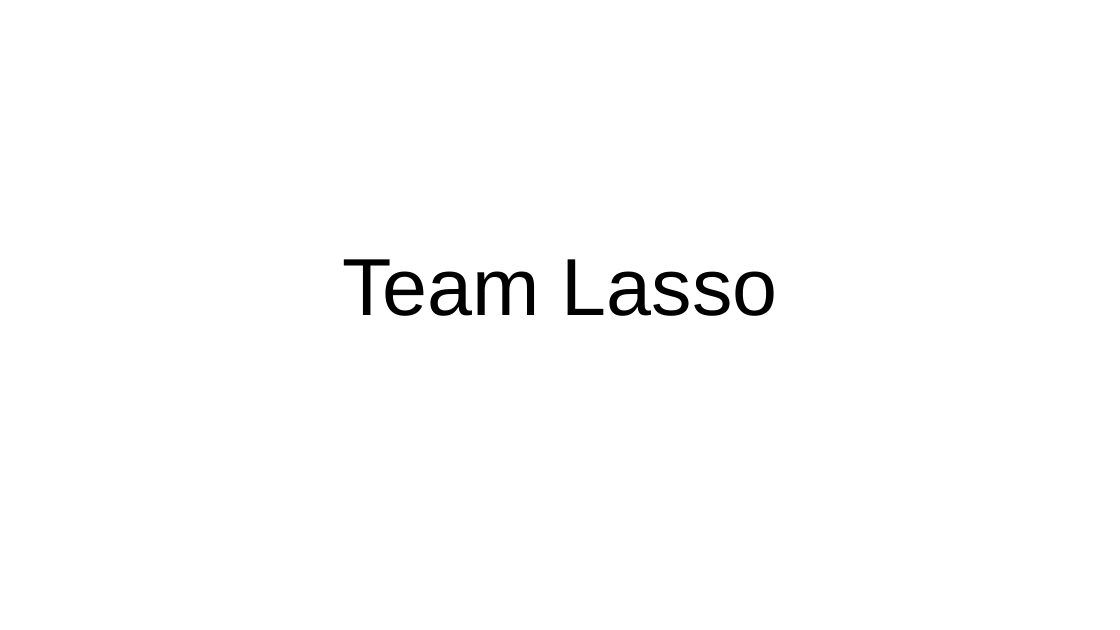
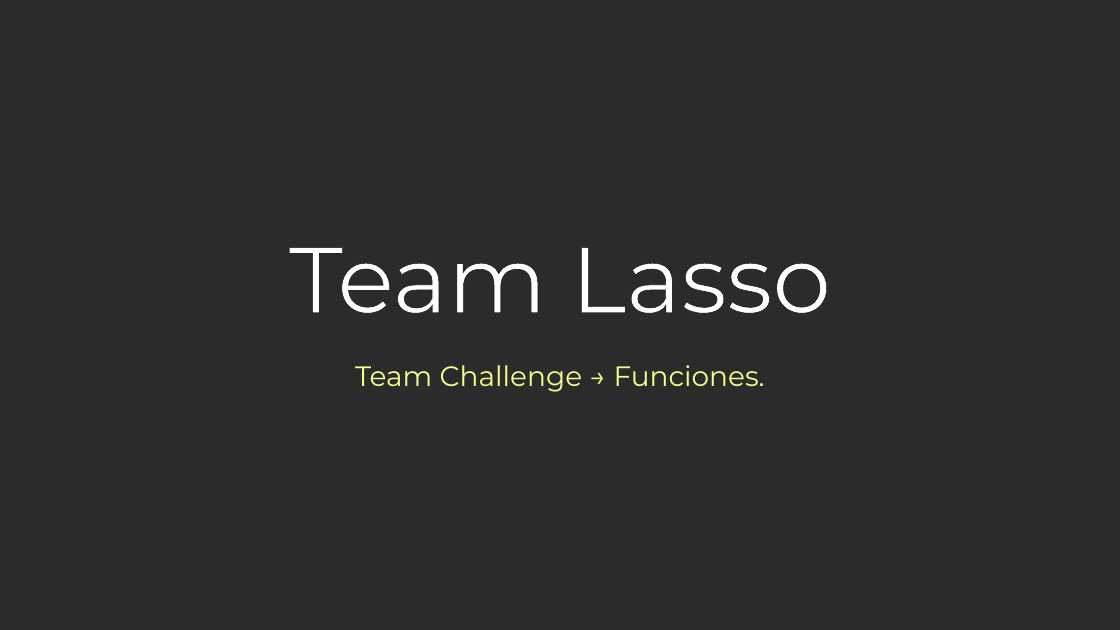
Before and after one commit to mPuchadesdo/Team-Challenge---Team-Lasso, a slide deck: slide 1 of Team_Lasso.pptx. Drawn at 1120x630 pixels with LibreOffice and Linux fonts; fonts in the diff are those of the drawing; background and template pictures are left out; a plain dark background stands for a picture behind light text. Boxes give left, top, right and bottom in pixels: in the first picture for what was removed or moved away, otherwise in the second. Text is boxed around its words. In the diff, an @@ line names an element or a change of style, - is before the commit and + after.

```diff
--- a/Team_Lasso.pptx
+++ b/Team_Lasso.pptx
@@ background #FFFFFF to picture (left out) @@
@@ title "Team Lasso" at <box>289,248,831,313</box>: size 52 to 60 pt, font Arial to Montserrat, text colour #000000 to #FFFFFF, letter outline none to #000000 0.25 pt @@
@@ subtitle added at <box>355,365,765,392</box>, 18 pt, text #F5FF8D @@
+Team Challenge → Funciones.
```
Also in this commit, not shown: 6 other slides changed, 1 slide added.
